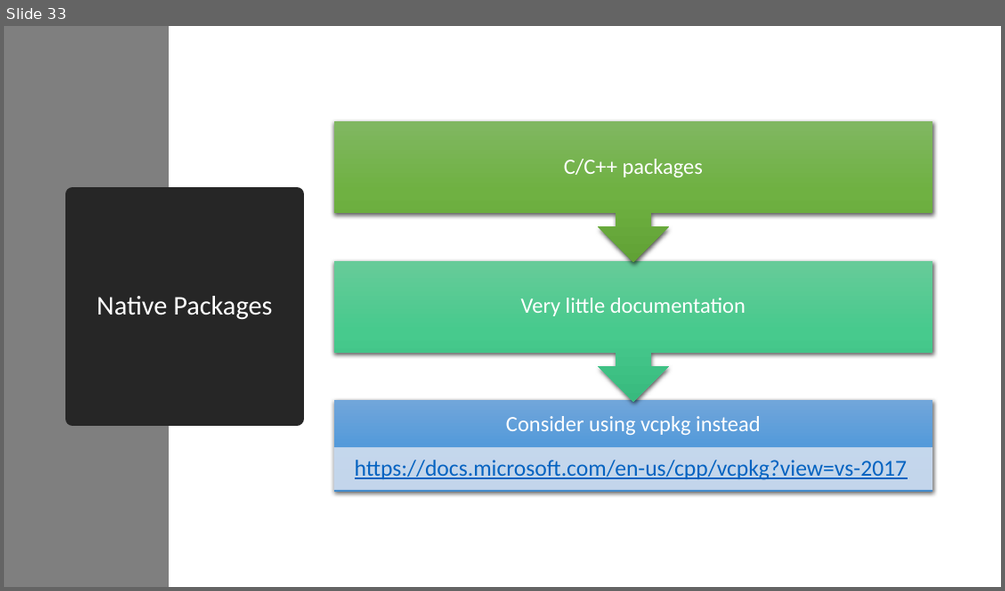
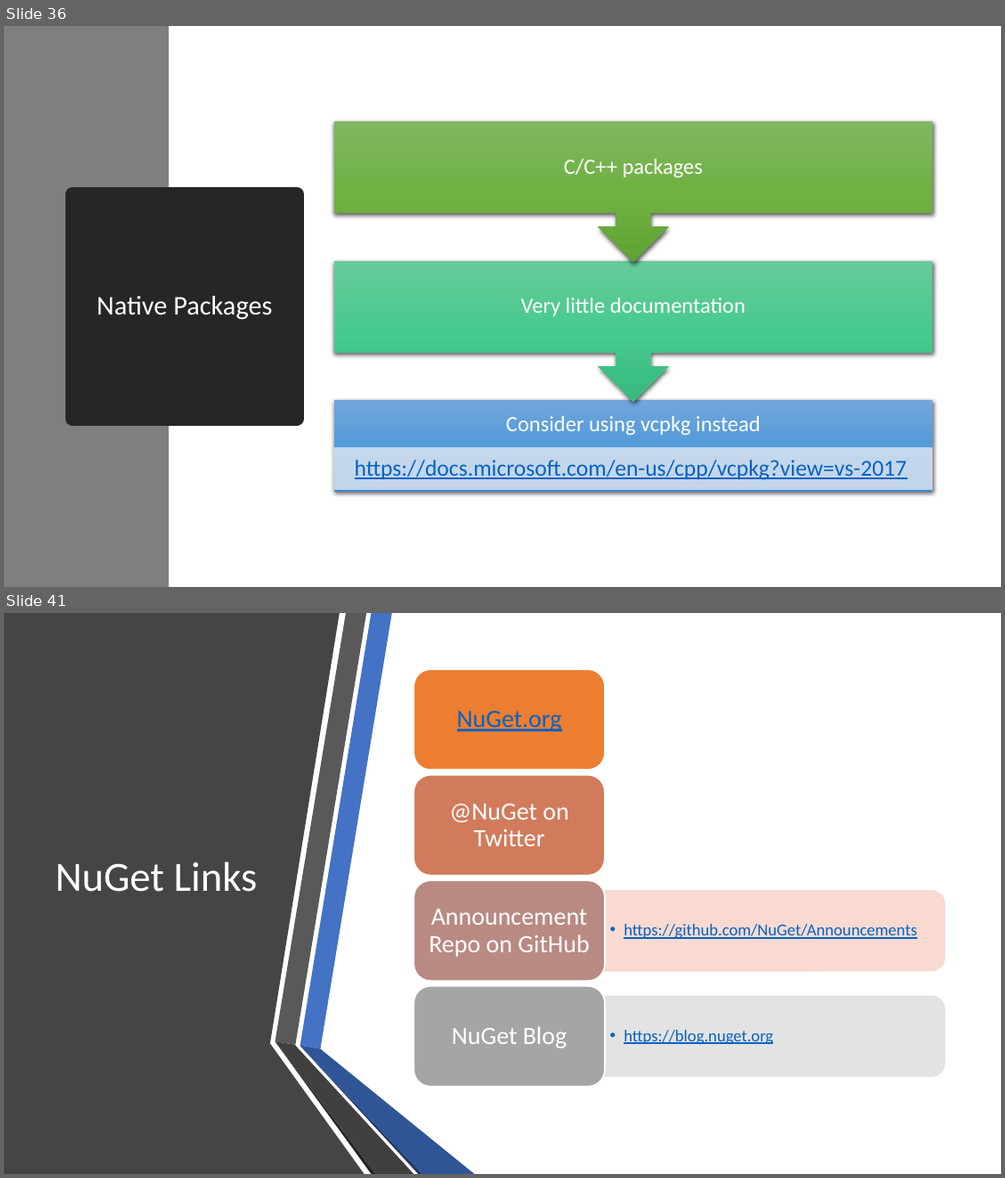
Before and after one commit to ProgrammerAL/Presentations-2019, a slide deck: 01-10 - ONETUG - Working with NuGet Packages/Presentation.pptx. Shown one above the other, each under a label of ours: slide 33 before the commit, slides 36 and 41 after it; the slides between them are not shown. The pictures are 1005x591 and 1005x1178 pixels, drawn with LibreOffice and Linux fonts; fonts in the diff are those of the drawing. Boxes give left, top, right and bottom in pixels: in the first picture for what was removed or moved away, otherwise in the second. Text is boxed around its words. In the diff, an @@ line names an element or a change of style, - is before the commit and + after.

```diff
--- a/01-10 - ONETUG - Working with NuGet Packages/Presentation.pptx
+++ b/01-10 - ONETUG - Working with NuGet Packages/Presentation.pptx
@@ slide 41 added at (x1=4, y1=613, x2=1001, y2=1174), background #FFFFFF @@
@@ freeform shape added at (x1=4, y1=613, x2=364, y2=1174), fill #454545 @@
@@ title added at (x1=56, y1=861, x2=258, y2=892), 40 pt, text #FFFFFF @@
+NuGet Links
@@ group added at (x1=413, y1=669, x2=945, y2=1086): 6 texts, 4 rounded rectangles, 2 round same rects @@
+NuGet.org
+@NuGet on Twitter
+  • https://github.com/NuGet/Announcements
+Announcement Repo on GitHub
+  • https://blog.nuget.org
+NuGet Blog
@@ group added at (x1=275, y1=613, x2=474, y2=1174): 6 freeform shapes @@
@@ what was slide 33 is now slide 36 @@
```
Also in this commit, not shown: 10 slides changed, 8 other slides added, 3 slides removed.
